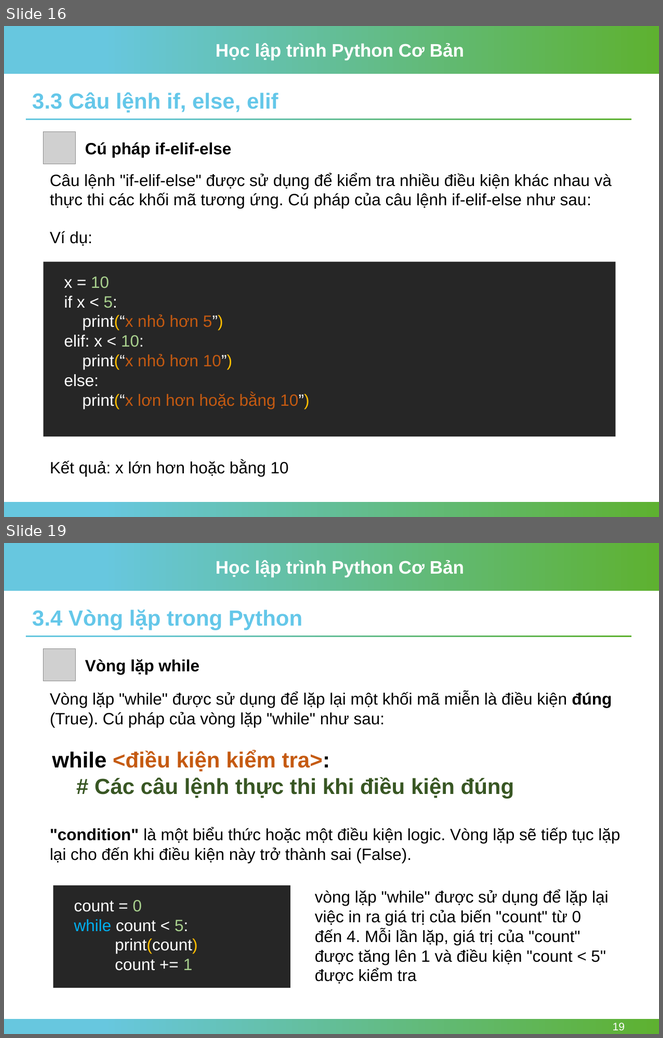
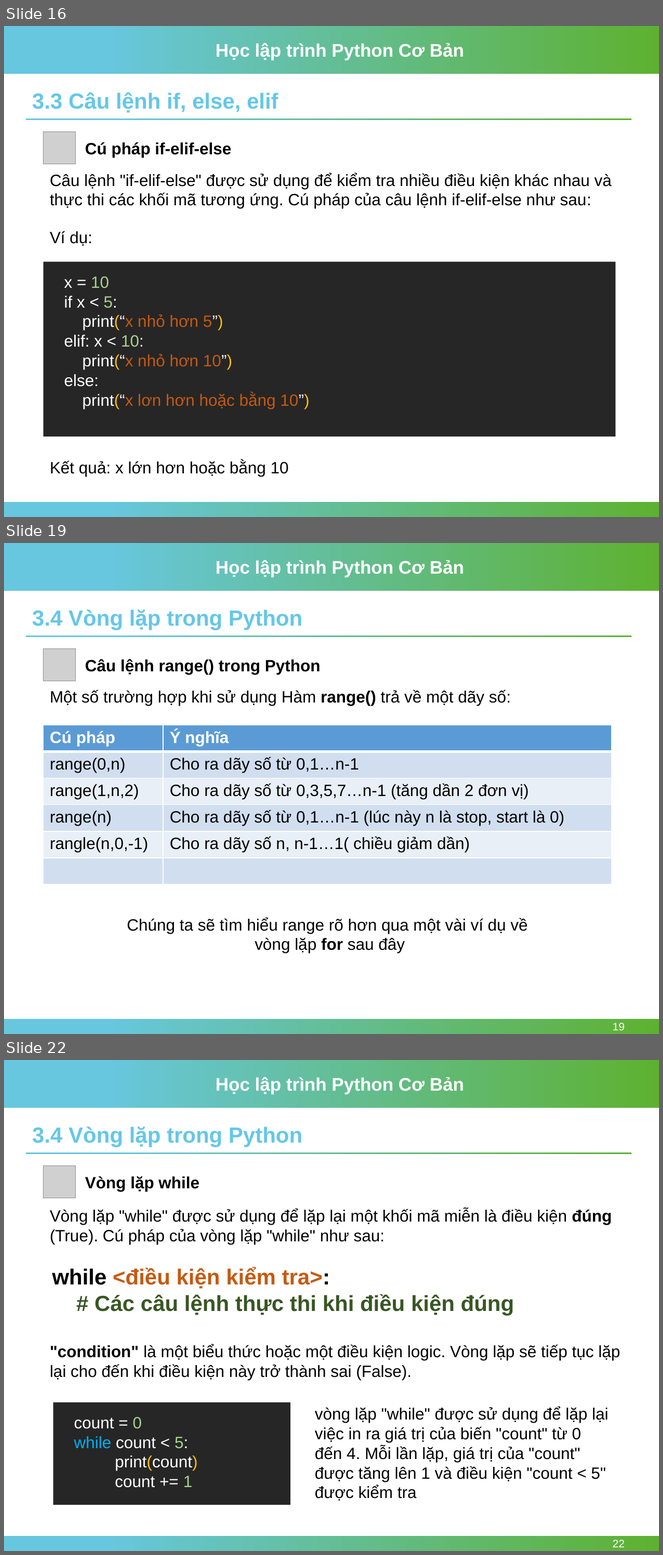
Before and after one commit to nhannn87dn/Learn-Python-Basic, a slide deck: Session-03/Session-03-if-else-and-loops-Python.pptx. Shown one above the other, each under a label of ours: slides 16 and 19 before the commit, slides 16, 19 and 22 after it; the slides between them are not shown. The pictures are 663x1038 and 663x1555 pixels, drawn with LibreOffice and Linux fonts; fonts in the diff are those of the drawing; grey boxes stand for pictures; background and template pictures are left out. Boxes give left, top, right and bottom in pixels: in the first picture for what was removed or moved away, otherwise in the second. Text is boxed around its words. In the diff, an @@ line names an element or a change of style, - is before the commit and + after.

```diff
--- a/Session-03/Session-03-if-else-and-loops-Python.pptx
+++ b/Session-03/Session-03-if-else-and-loops-Python.pptx
@@ slide 19 added at <box>4,543,659,1034</box>, background #FFFFFF; not listed: 4 template elements that a slide beside it also shows @@
@@ text added at <box>32,610,302,630</box>, 24 pt, text #64C7E9, bold @@
+3.4 Vòng lặp trong Python
@@ picture added at <box>44,649,75,681</box> @@
@@ text added at <box>85,659,321,675</box>, 18 pt, text #000000, bold @@
+Câu lệnh range() trong Python
@@ text added at <box>50,690,511,706</box>, 18 pt, text #000000 @@
+Một số trường hợp khi sử dụng Hàm range() trả về một dãy số:
@@ table added at <box>44,725,612,884</box>, 6 rows, 2 columns @@
+Cú pháp | Ý nghĩa
+range(0,n) | Cho ra dãy số từ 0,1…n-1
+range(1,n,2) | Cho ra dãy số từ 0,3,5,7…n-1 (tăng dần 2 đơn vị)
+range(n) | Cho ra dãy số từ 0,1…n-1 (lúc này n là stop, start là 0)
+rangle(n,0,-1) | Cho ra dãy số n, n-1…1( chiều giảm dần)
+ | 
@@ text added at <box>127,918,528,953</box>, 18 pt, text #000000 @@
+Chúng ta sẽ tìm hiểu range rõ hơn qua một vài ví dụ về
+vòng lặp for sau đây
@@ page number added at <box>613,1023,625,1031</box>, 12 pt, text #FFFFFF @@
+19
@@ what was slide 19 is now slide 22 @@
@@ page number at <box>613,1540,625,1548</box>: text changed @@
-19
+22
```
Also in this commit, not shown: 2 slides changed, 2 other slides added, 3 other files.
